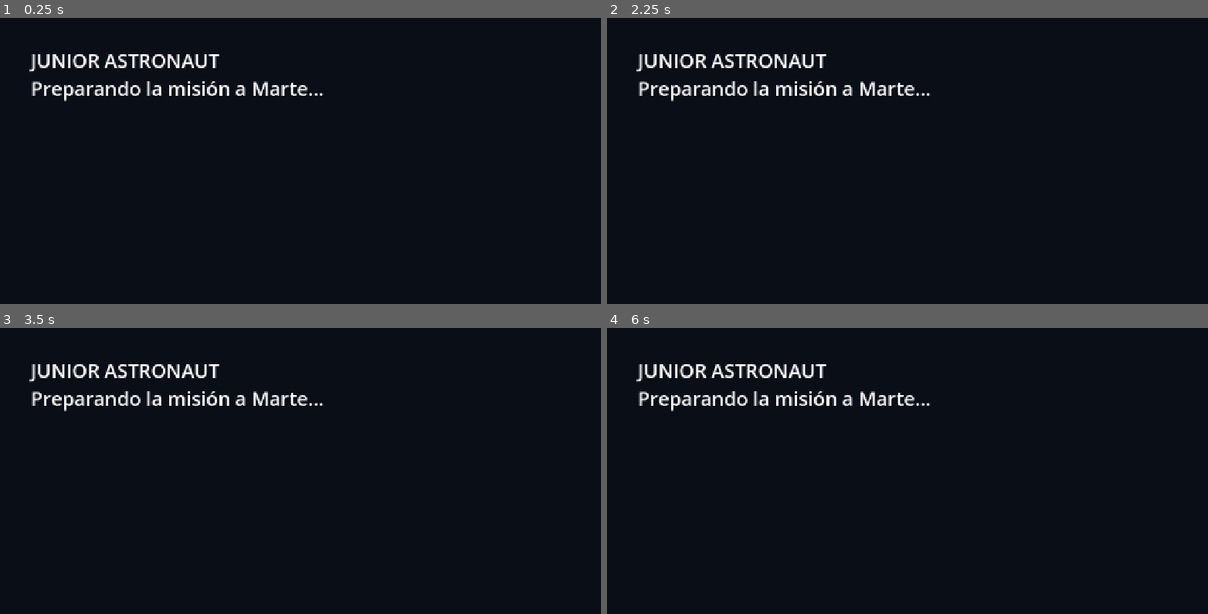
Above: before the commit, frames 1-4 (two rows, left to right).
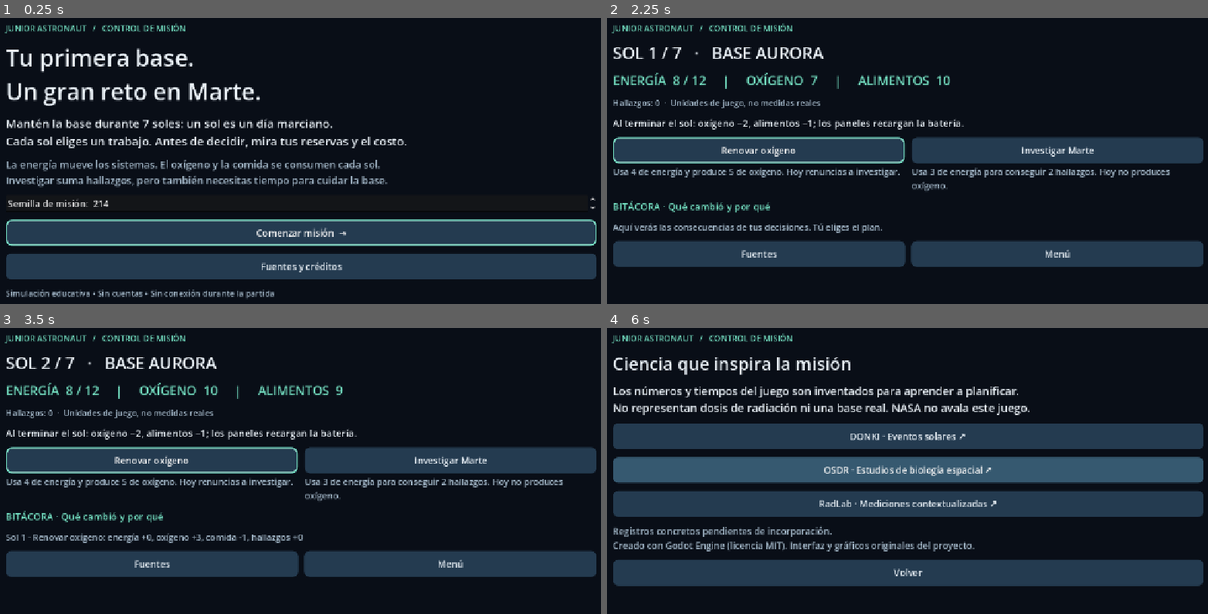
Above: after the commit, the same moments.

Repository: AlejoHuay/Junior-Astronaut-Mission-Trainer-----GAME
Game: Godot game, scene res://scenes/menus/main.tscn
The game is run twice, just before and just after one commit, with the same random seed, the same clock (stepped at 60 frames per second) and the same inputs.
Inputs (mouse positions are in pixels of both pictures, inside the frame that each line leads up to):
- Up to frame 1 (0.25 s): no input
- Up to frame 2 (2.25 s): click (907, 266) at 0.5 s, where only the run after the commit has a clickable "Fuentes y créditos"; click (907, 263) at 1.25 s, where only the run after the commit has a clickable "Volver"; click (907, 232) at 2 s, where only the run after the commit has a clickable "Comenzar misión →"
- Up to frame 3 (3.5 s): click (150, 459) at 2.75 s, where only the run after the commit has a clickable "Renovar oxígeno"
- Up to frame 4 (6 s): click (1057, 459) at 3.5 s, where only the run after the commit has a clickable "Investigar Marte"; click (757, 576) at 4.25 s, where only the run after the commit has a clickable "Fuentes"; click (907, 436) at 5 s, where only the run after the commit has a clickable "DONKI · Eventos solares ↗"; click (907, 471) at 5.75 s, where only the run after the commit has a clickable "OSDR · Estudios de biología e…"

The runs differ from the first frame. In frame 1, 26% of the frame differs, in the area x 0-100%, y 1-99%; in frame 2, 25%; in frame 3, 25%; in frame 4, 42%, in the area x 0-100%, y 1-91%.

Commit message:
feat(mission): add playable mission flow and document browser blocker

Diff:
--- a/scenes/menus/main.tscn
+++ b/scenes/menus/main.tscn
@@ -1,4 +1,6 @@
-[gd_scene format=3]
+[gd_scene load_steps=2 format=3]
+
+[ext_resource type="Script" path="res://src/presentation/mission_screen.gd" id="1"]
 
 [node name="MissionTrainer" type="Control"]
 layout_mode = 3
@@ -7,11 +9,4 @@
 anchor_bottom = 1.0
 grow_horizontal = 2
 grow_vertical = 2
-
-[node name="Title" type="Label" parent="."]
-offset_left = 80.0
-offset_top = 80.0
-offset_right = 1100.0
-offset_bottom = 220.0
-theme_override_font_sizes/font_size = 40
-text = "JUNIOR ASTRONAUT\nPreparando la misión a Marte…"
+script = ExtResource("1")
--- /dev/null
+++ b/src/application/mission_session.gd
@@ -0,0 +1,24 @@
+class_name MissionSession
+extends RefCounted
+
+signal changed
+signal message(text: String)
+
+var rules: MissionRules
+var state: MissionState
+
+func _init(settings: Dictionary) -> void:
+	rules = MissionRules.new(settings)
+
+func start(seed_value: int = 214) -> void:
+	state = rules.start(seed_value)
+	changed.emit()
+
+func choose(action_id: String, expected_sol: int) -> void:
+	if state == null:
+		return
+	var result := rules.resolve(state, action_id, expected_sol)
+	if not result.ok:
+		message.emit(result.reason)
+		return
+	changed.emit()
--- /dev/null
+++ b/src/presentation/mission_screen.gd
@@ -0,0 +1,149 @@
+extends Control
+
+const INK := Color("101c2c")
+const PAPER := Color("eaf1f7")
+const MUTED := Color("a8bdce")
+const ACCENT := Color("74e0c2")
+
+var session: MissionSession
+var content: VBoxContainer
+var status: Label
+var actions: GridContainer
+var log_text: Label
+var seed_input: SpinBox
+
+func _ready() -> void:
+	_setup_theme()
+	var provider := GameData.new()
+	var config := provider.load_balance()
+	if config.is_empty():
+		_label(self, provider.error, 24)
+		return
+	session = MissionSession.new(config)
+	session.changed.connect(_show_mission)
+	session.message.connect(func(text: String): status.text = text)
+	_show_menu()
+
+func _setup_theme() -> void:
+	var custom := Theme.new()
+	custom.default_font_size = 19
+	custom.set_color("font_color", "Label", PAPER)
+	custom.set_color("font_color", "Button", PAPER)
+	for state in ["normal", "hover", "pressed", "disabled", "focus"]:
+		var style := StyleBoxFlat.new()
+		style.bg_color = Color("243b50") if state != "hover" else Color("365970")
+		style.set_corner_radius_all(12)
+		style.content_margin_left = 18
+		style.content_margin_right = 18
+		style.content_margin_top = 12
+		style.content_margin_bottom = 12
+		if state == "focus":
+			style.bg_color = Color.TRANSPARENT
+			style.border_color = ACCENT
+			style.set_border_width_all(3)
+		custom.set_stylebox(state, "Button", style)
+	theme = custom
+
+func _page() -> void:
+	for child in get_children():
+		remove_child(child)
+		child.queue_free()
+	var scroll := ScrollContainer.new()
+	scroll.set_anchors_and_offsets_preset(Control.PRESET_FULL_RECT)
+	add_child(scroll)
+	var margin := MarginContainer.new()
+	margin.size_flags_horizontal = Control.SIZE_EXPAND_FILL
+	for edge in ["left", "right", "top", "bottom"]:
+		margin.add_theme_constant_override("margin_" + edge, 28)
+	scroll.add_child(margin)
+	content = VBoxContainer.new()
+	content.add_theme_constant_override("separation", 16)
+	margin.add_child(content)
+	_label(content, "JUNIOR ASTRONAUT   /   CONTROL DE MISIÓN", 17, ACCENT)
+
+func _show_menu() -> void:
+	_page()
+	_label(content, "Tu primera base.\nUn gran reto en Marte.", 48)
+	_label(content, "Mantén la base durante 7 soles: un sol es un día marciano.\nCada sol eliges un trabajo. Antes de decidir, mira tus reservas y el costo.", 24)
+	_label(content, "La energía mueve los sistemas. El oxígeno y la comida se consumen cada sol.\nInvestigar suma hallazgos, pero también necesitas tiempo para cuidar la base.", 21, MUTED)
+	seed_input = SpinBox.new()
+	seed_input.min_value = 1
+	seed_input.max_value = 999999
+	seed_input.value = 214
+	seed_input.prefix = "Semilla de misión: "
+	content.add_child(seed_input)
+	var start_button := _button(content, "Comenzar misión  →", func(): session.start(int(seed_input.value)))
+	start_button.grab_focus()
+	_button(content, "Fuentes y créditos", _show_sources)
+	_label(content, "Simulación educativa • Sin cuentas • Sin conexión durante la partida", 17, MUTED)
+
+func _show_mission() -> void:
+	_page()
+	var state := session.state
+	_label(content, "SOL %d / 7   ·   BASE AURORA" % state.sol, 34)
+	_label(content, "ENERGÍA  %d / %d     |     OXÍGENO  %d     |     ALIMENTOS  %d" % [state.energy, session.rules.config.battery_capacity, state.oxygen, state.food], 26, ACCENT)
+	_label(content, "Hallazgos: %d  ·  Unidades de juego, no medidas reales" % state.science, 17, MUTED)
+	status = _label(content, "Al terminar el sol: oxígeno −2, alimentos −1; los paneles recargan la batería.", 20)
+	if state.phase == MissionState.Phase.FINISHED:
+		_label(content, state.outcome, 28)
+		_button(content, "Volver a planear", _show_menu).grab_focus()
+	else:
+		actions = GridContainer.new()
+		actions.columns = 2
+		actions.add_theme_constant_override("h_separation", 14)
+		actions.add_theme_constant_override("v_separation", 12)
+		content.add_child(actions)
+		for action_id in session.rules.config.actions:
+			var action: Dictionary = session.rules.config.actions[action_id]
+			var check := session.rules.preview(state, action_id)
+			var card := VBoxContainer.new()
+			card.size_flags_horizontal = Control.SIZE_EXPAND_FILL
+			actions.add_child(card)
+			var button := _button(card, action.label, session.choose.bind(action_id, state.sol))
+			button.disabled = not check.ok
+			_label(card, action.description if check.ok else check.reason, 18, MUTED)
+			if action_id == "support":
+				button.grab_focus()
+	_label(content, "BITÁCORA · Qué cambió y por qué", 20, ACCENT)
+	log_text = _label(content, _history(), 18, MUTED)
+	var navigation := HBoxContainer.new()
+	navigation.add_theme_constant_override("separation", 12)
+	content.add_child(navigation)
+	_button(navigation, "Fuentes", _show_sources)
+	_button(navigation, "Menú", _show_menu)
+
+func _history() -> String:
+	if session.state.history.is_empty():
+		return "Aquí verás las consecuencias de tus decisiones. Tú eliges el plan."
+	var lines := PackedStringArray()
+	for entry in session.state.history:
+		lines.append("Sol %d · %s: energía %+d, oxígeno %+d, comida %+d, hallazgos %+d" % [entry.sol, session.rules.config.actions[entry.action].label, entry.energy, entry.oxygen, entry.food, entry.science])
+	return "\n".join(lines)
+
+func _show_sources() -> void:
+	_page()
+	_label(content, "Ciencia que inspira la misión", 36)
+	_label(content, "Los números y tiempos del juego son inventados para aprender a planificar.\nNo representan dosis de radiación ni una base real. NASA no avala este juego.", 23)
+	for item in [["DONKI · Eventos solares", "https://ccmc.gsfc.nasa.gov/tools/DONKI/"], ["OSDR · Estudios de biología espacial", "https://osdr.nasa.gov/bio/repo/search?q=&data_source=cgene,alsda,esa&data_type=study"], ["RadLab · Mediciones contextualizadas", "https://visualization.osdr.nasa.gov/radlab/gui/data-api/"]]:
+		_button(content, item[0] + " ↗", func(): OS.shell_open(item[1]))
+	_label(content, "Registros concretos pendientes de incorporación.\nCreado con Godot Engine (licencia MIT). Interfaz y gráficos originales del proyecto.", 19, MUTED)
+	_button(content, "Volver", _show_mission if session.state != null else _show_menu).grab_focus()
+
+func _label(parent: Node, text: String, font_size: int, color: Color = PAPER) -> Label:
+	var label := Label.new()
+	label.text = text
+	label.add_theme_font_size_override("font_size", font_size)
+	label.add_theme_color_override("font_color", color)
+	label.autowrap_mode = TextServer.AUTOWRAP_WORD_SMART
+	label.size_flags_horizontal = Control.SIZE_EXPAND_FILL
+	parent.add_child(label)
+	return label
+
+func _button(parent: Node, text: String, callback: Callable) -> Button:
+	var button := Button.new()
+	button.text = text
+	button.custom_minimum_size.y = 54
+	button.size_flags_horizontal = Control.SIZE_EXPAND_FILL
+	button.pressed.connect(callback)
+	parent.add_child(button)
+	return button
Not shown, added: src/application/mission_session.gd.uid
Not shown, added: src/presentation/mission_screen.gd.uid
